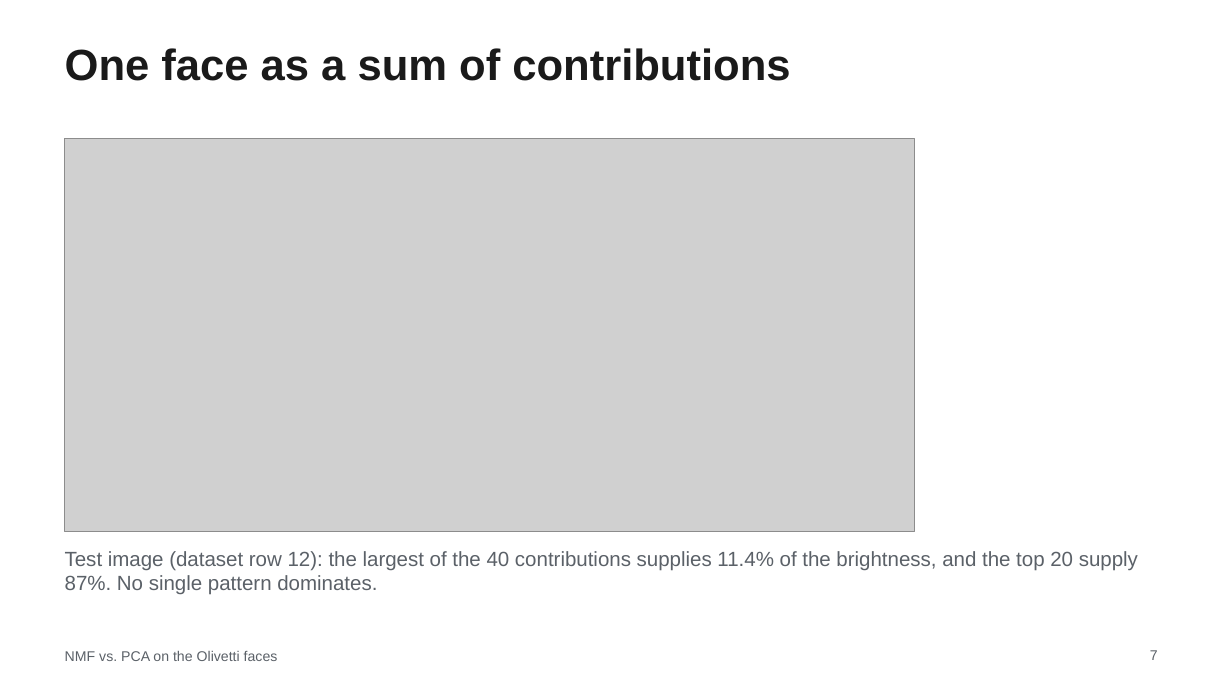
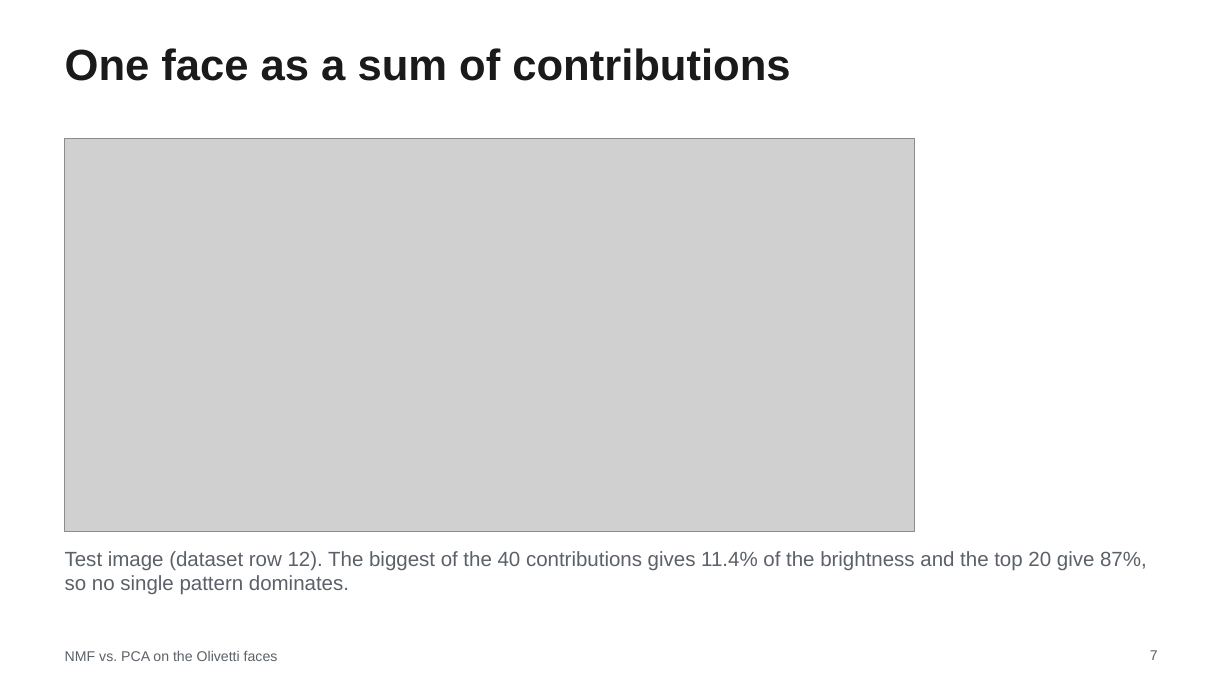
Before and after one commit to MachineWJQ6657/pca-vs-nmf, a slide deck: slide 7 of slides/STOR565_Slides.pptx. Drawn at 1232x693 pixels with LibreOffice and Linux fonts; fonts in the diff are those of the drawing; grey boxes stand for pictures. Boxes give left, top, right and bottom in pixels: in the first picture for what was removed or moved away, otherwise in the second. Text is boxed around its words. In the diff, an @@ line names an element or a change of style, - is before the commit and + after.

```diff
--- a/slides/STOR565_Slides.pptx
+++ b/slides/STOR565_Slides.pptx
@@ text at box(65, 551, 1147, 595): text changed @@
-Test image (dataset row 12): the largest of the 40 contributions supplies 11.4% of the brightness, and the top 20 supply 87%. No single pattern dominates.
+Test image (dataset row 12). The biggest of the 40 contributions gives 11.4% of the brightness and the top 20 give 87%, so no single pattern dominates.
```
Also in this commit, not shown: 13 other slides changed, 1 other file.
